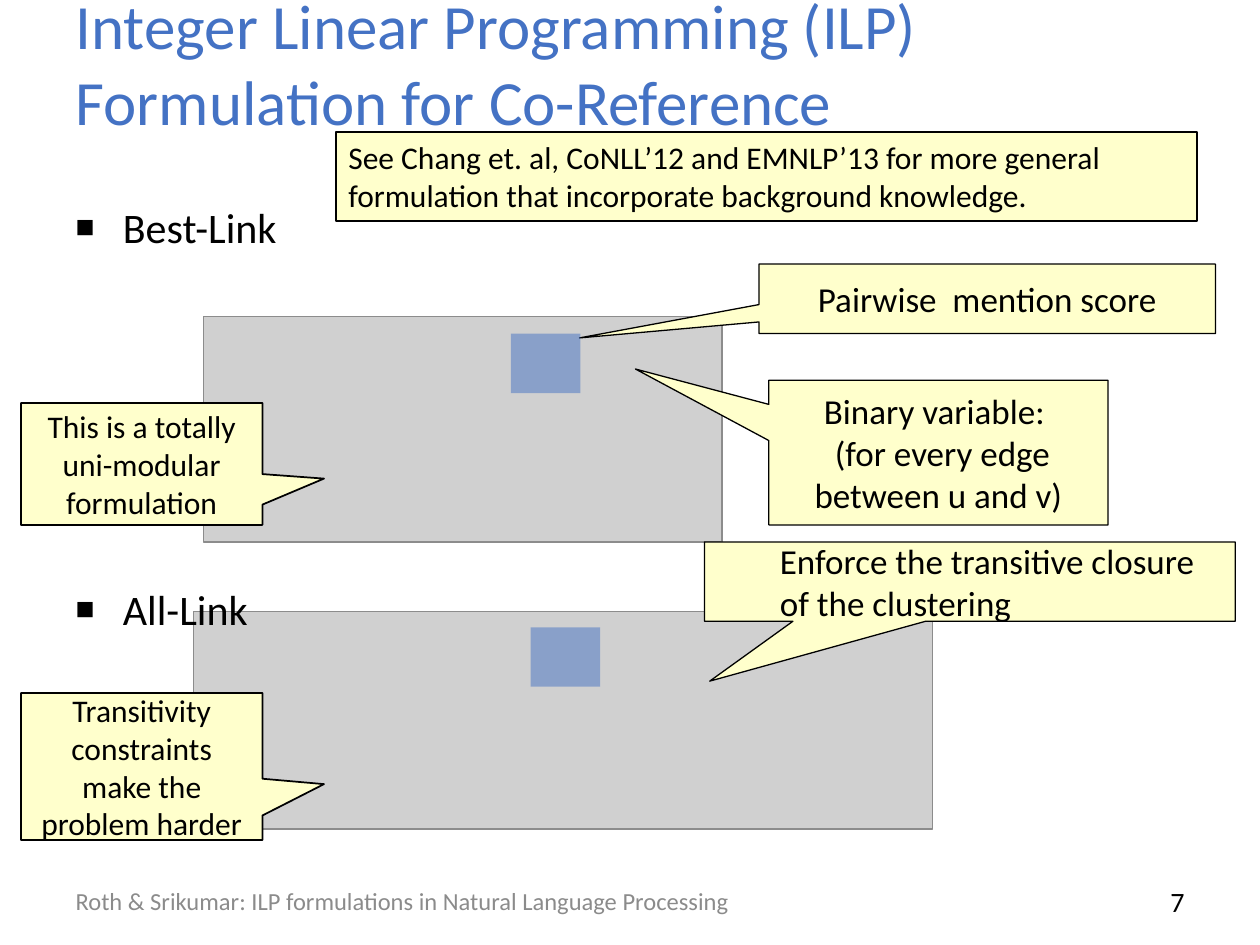
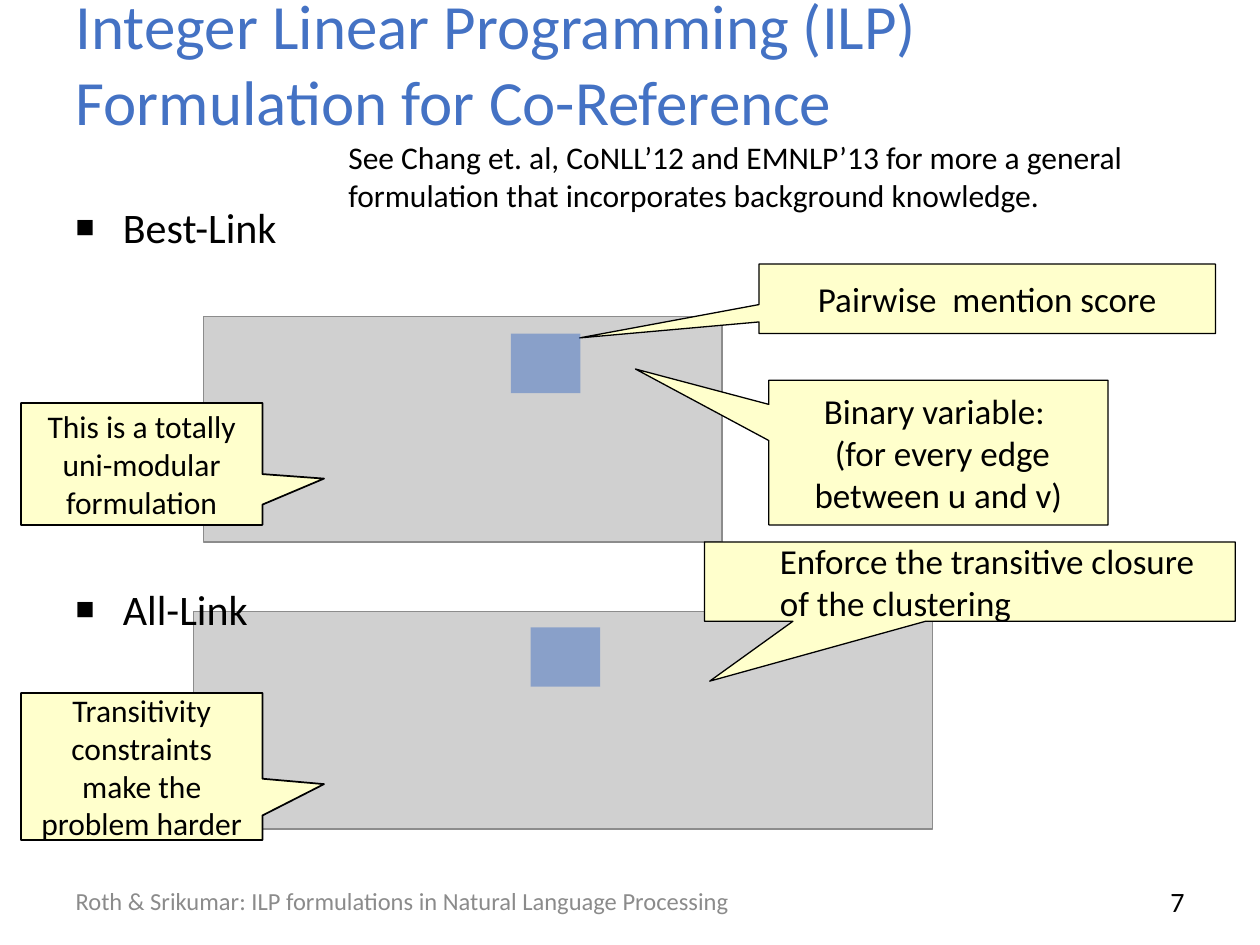
Before and after one commit to ilpinference/ilpinference.github.io, a slide deck: slide 8 of eacl2017/slides/applications.pptx. Drawn at 1260x945 pixels with LibreOffice and Linux fonts; fonts in the diff are those of the drawing; grey boxes stand for pictures. Boxes give left, top, right and bottom in pixels: in the first picture for what was removed or moved away, otherwise in the second. Text is boxed around its words. In the diff, an @@ line names an element or a change of style, - is before the commit and + after.

```diff
--- a/eacl2017/slides/applications.pptx
+++ b/eacl2017/slides/applications.pptx
@@ text "See Chang et. al, CoNLL’12 ...": place and size @@
-text "See Chang et. al, CoNLL’12 ..." at (336, 132, 1197, 222)
+text "See Chang et. al, CoNLL’12 ..." at (348, 147, 1122, 213)
@@ text "See Chang et. al, CoNLL’12 ..." at (348, 147, 1122, 213): fill #FFFFCC to none; outline #000000 1 pt to none @@
@@ text at (348, 147, 1122, 213): text changed @@
-See Chang et. al, CoNLL’12 and EMNLP’13 for more general formulation that incorporate background knowledge.
+See Chang et. al, CoNLL’12 and EMNLP’13 for more a general formulation that incorporates background knowledge.
```
Also in this commit, not shown: 2 other slides changed, 3 other files.
